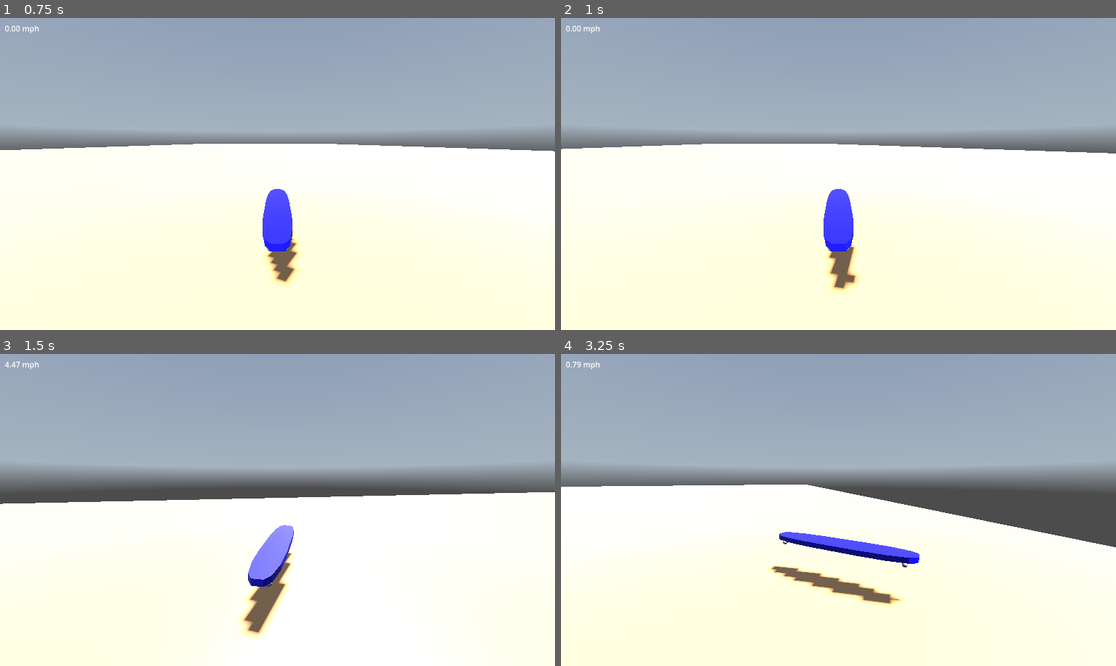
Above: before the commit, frames 1-4 (two rows, left to right).
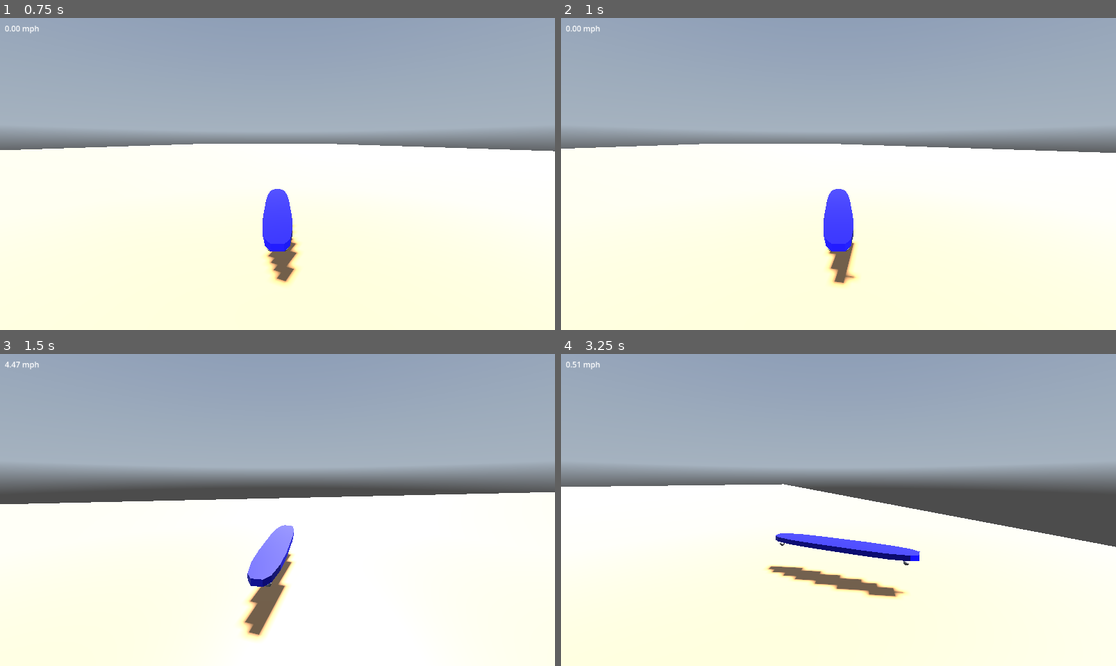
Above: after the commit, the same moments.

Repository: William-Young-97/hover-board
Game: Godot game, scene res://test.tscn
Two runs of this game, one before a commit and one after it. Both use one fixed random seed, a clock stepped at 60 frames per second and the inputs below. A sky picture missing from this copy of the repository is replaced by a grey-blue gradient.
Inputs:
- Up to frame 1 (0.75 s): hold D (right) from 0.53 s (still down)
- Up to frame 2 (1 s): keep holding D (right); tap Shift (jump_drift) at 0.77 s
- Up to frame 3 (1.5 s): release D (right) at 1.28 s; hold S (back) from 1.28 s (still down)
- Up to frame 4 (3.25 s): tap Shift (jump_drift) at 1.52, 3.02 s; release S (back) at 2.03 s; hold D (right) 2.03-2.78 s; hold W (forward) from 2.78 s (still down)

Frame 1 is identical in both runs. In frame 2, 0.4% of the frame differs, in the area x 0-100%, y 40-88%; in frame 3, 0.4%; in frame 4, 1.7%, in the area x 2-100%, y 2-81%.

Commit message:
inward drift scales with time held

Diff:
--- a/character_script.gd
+++ b/character_script.gd
@@ -197,10 +197,6 @@
 	rotate_y(actual_turn)
 	velocity = velocity.rotated(Vector3.UP, actual_turn)
 
-# how is this going to interact with our gravity and airbourne function
-const _jump_strength := 1.5
-func jump() -> void:
-	velocity += Vector3(0, _jump_strength ,0)
 
 # gravity
 func apply_character_gravity(delta: float) -> void:
--- a/states/drifting.gd
+++ b/states/drifting.gd
@@ -2,9 +2,7 @@
 class_name DriftingState
 # TODO
 # 1
-# Change top speed scaling system to just output the maximum aviable yaw based on top speed
-# Implement a system which scales the amount of actual yaw by time inward input is held
-# This should allow players more finegrain control of depth adjusment
+# blend outward drift to nose a bit
 
 # 2
 # Add roll to the body and keep ray castrs down to really sell the drift more
@@ -15,6 +13,7 @@
 # mini game system?
 
 var state_name = "drifting"
+var inward_drift_timer = 0
 
 func enter(character: Character, delta) -> void:
 	pass
@@ -27,10 +26,7 @@
 	character.apply_character_gravity(delta)
 	character.move_and_slide()
 	character.apply_hover(delta)
-	#print("left: ", character.left_drift)
-	#print("right: ", character.right_drift)
-	_apply_fine_drift_yaw(character, delta)
-	#reproject_velocity(character)
+	_apply_drift(character, delta)
 
 
 func on_trigger(character: Character, trigger: int) -> State:
@@ -42,50 +38,73 @@
 	return null
 
 # this method will switch to handle left vs right drift
-func _apply_fine_drift_yaw(character: Character, delta):
-	var drift_fine_yaw_rate := 1.5
+func _apply_drift(character: Character, delta):
 	# this will probably benefit from being some kind of scaled ratio
 	var outward_push_strength := 1.5
 	var side = character.get_side_axis()
+	var dir = 0
 
 	if character.left_drift:
 		if character.input_left:
-			var dir = 1
-			# character.rotation.y += drift_fine_yaw_rate * delta
-			_scale_drift_yaw_to_speed(character, dir, delta)
+			dir = 1
+			var max_yaw = _scale_drift_yaw_to_speed(character, delta)
+			_scale_yaw_to_input(character, delta, max_yaw, dir)
 			_apply_inward_drift_velocity_blend(character, delta)
 		elif character.input_right:
+			inward_drift_timer = 0
 			character.velocity += side *  outward_push_strength * delta
+		else:
+			inward_drift_timer = 0
 
 	elif character.right_drift:
 		if character.input_right:
-			var dir = -1
-			#character.rotation.y -= drift_fine_yaw_rate * delta
-			_scale_drift_yaw_to_speed(character, dir, delta)
+			dir = -1
+			var max_yaw = _scale_drift_yaw_to_speed(character, delta)
+			_scale_yaw_to_input(character, delta, max_yaw, dir)
 			_apply_inward_drift_velocity_blend(character, delta)
 		elif character.input_left:
+			inward_drift_timer = 0
+			# need to belnd towards nose here too to maintain arc
 			character.velocity += -side *  outward_push_strength * delta
+		else:
+			inward_drift_timer = 0
 
 # drifting becomes more effective at higher speeds
-func _scale_drift_yaw_to_speed(character: Character, dir, delta):
-	var starting_yaw_rate := 0.8  # radians/sec when barely carving
+func _scale_drift_yaw_to_speed(character: Character, delta) -> float:
+	var starting_yaw_rate := 1.0 # radians/sec when barely carving
 	var max_yaw_rate      := 1.8 # radians/sec when fully carving
-	var min_carve_frac    := 0.01
+	var min_carve_frac    := 0.2
 	var hvel      = Vector3(character.velocity.x, 0, character.velocity.z)
 	var speed_frac = clamp(hvel.length() / character.top_speed, 0.0, 1.0)
+	var carve_scale = lerp(min_carve_frac, 1.0, sqrt(speed_frac))
+	var out_yaw_rate = lerp(starting_yaw_rate, max_yaw_rate, carve_scale)
 
-	# build a “turn carve scale” that goes from min_carve_frac1.0
-	# as sqrt(speed_frac) goes 0→1
-	var carve_scale = lerp(min_carve_frac, 1.0, sqrt(speed_frac))
+	return out_yaw_rate
 
-	# now lerp yaw rate from starting→max by carve_scale
-	var yaw_rate = lerp(starting_yaw_rate, max_yaw_rate, carve_scale)
-	print(yaw_rate)
-	# apply it
-	character.rotation.y += yaw_rate * delta * dir
+# build our yaw based on time input held
+func _scale_yaw_to_input(character: Character, delta, max_yaw, dir):
+	# will decide later if i like having speed scaling feature of if it throws peaople off
+	# max_yaw = 1.8
+	var max_hold_time = 0.5
+	var starting_yaw_rate := 1.3
+	var inward_held := false
 
-@export var drift_vel_blend := 5
+	if dir == 1:
+		inward_held = character.input_left
+	elif dir == -1:
+		inward_held = character.input_right
 
+
+	if inward_held:
+		inward_drift_timer = min(inward_drift_timer + delta, max_hold_time)
+	else:
+		inward_drift_timer = 0
+
+	var t = inward_drift_timer / max_hold_time # 0→1 over that second
+	var applied_yaw = lerp(starting_yaw_rate, max_yaw, t)
+	character.rotation.y += dir * applied_yaw * delta
+
+var drift_vel_blend := 5
 func _apply_inward_drift_velocity_blend(character, delta):
 	var hvel = Vector3(character.velocity.x, 0, character.velocity.z)
 	var speed = hvel.length()
--- a/states/manual_jump.gd
+++ b/states/manual_jump.gd
@@ -5,7 +5,7 @@
 
 func enter(character: Character, delta):
 	# jump off the ground and remember starting yaw for JumpRotatationState
-	character.jump()
+	jump(character)
 	character.base_jump_yaw = character.rotation.y
 
 func on_trigger(character: Character, trigger: int):
@@ -24,3 +24,8 @@
 			return GroundState.new()
 #
 	return null
+
+# how is this going to interact with our gravity and airbourne function
+const _jump_strength := 1.3
+func jump(character: Character) -> void:
+	character.velocity += Vector3(0, _jump_strength ,0)
